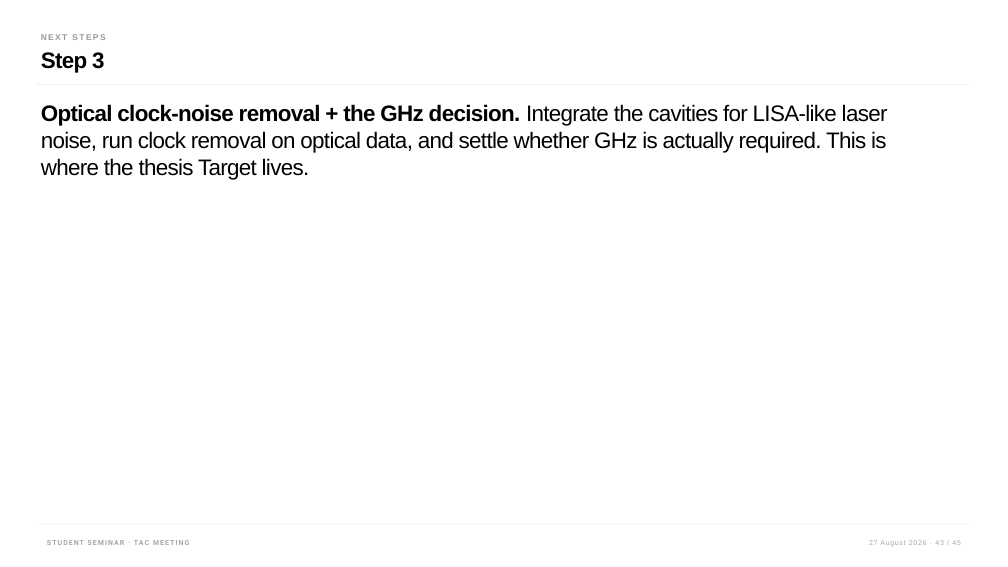
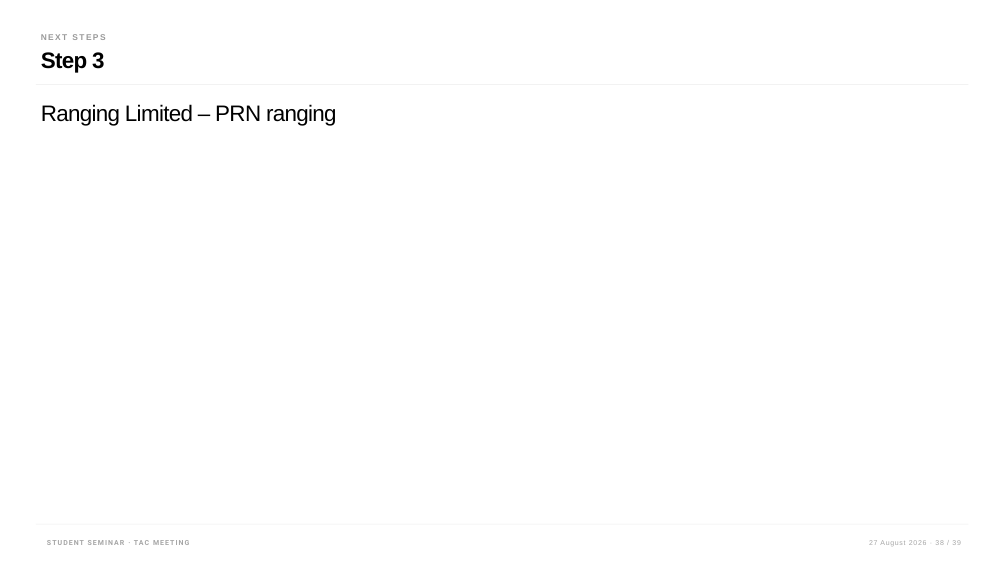
Before and after one commit to karinkruuse/Esitlused, a slide deck: slide 39 of TAC2.pptm (slide 44 before the commit). Drawn at 1008x567 pixels with LibreOffice and Linux fonts; fonts in the diff are those of the drawing. Boxes give left, top, right and bottom in pixels: in the first picture for what was removed or moved away, otherwise in the second. Text is boxed around its words. In the diff, an @@ line names an element or a change of style, - is before the commit and + after.

```diff
--- a/TAC2.pptm
+++ b/TAC2.pptm
@@ text removed at (41, 104, 888, 180) @@
-Optical clock-noise removal + the GHz decision. Integrate the cavities for LISA-like laser noise, run clock removal on optical data, and settle whether GHz is actually required. This is where the thesis Target lives.
@@ text added at (41, 104, 337, 126), 32 pt, text #000000 @@
+Ranging Limited – PRN ranging
```
Also in this commit, not shown: 39 other slides changed, 4 slides added, 6 slides removed, 47 other files.
